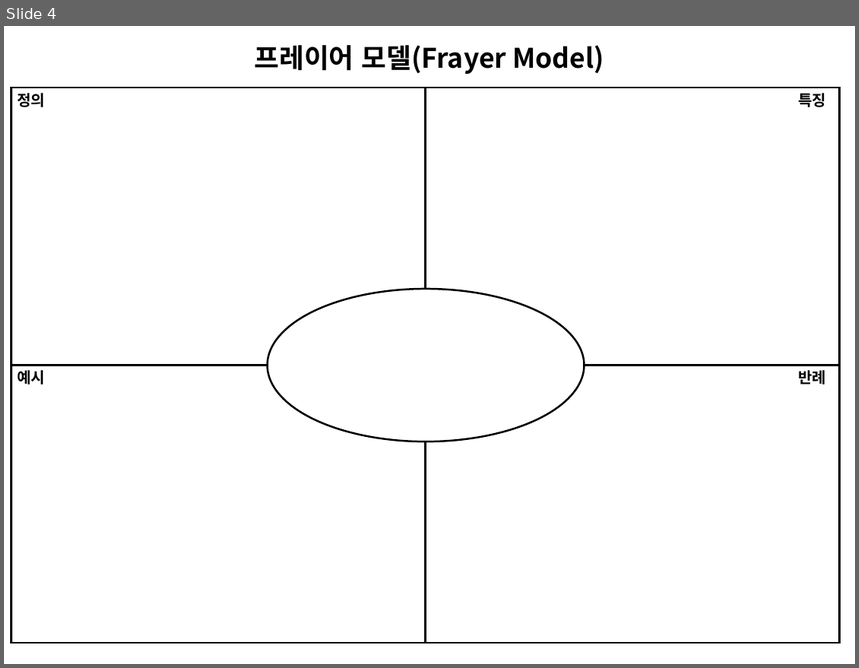
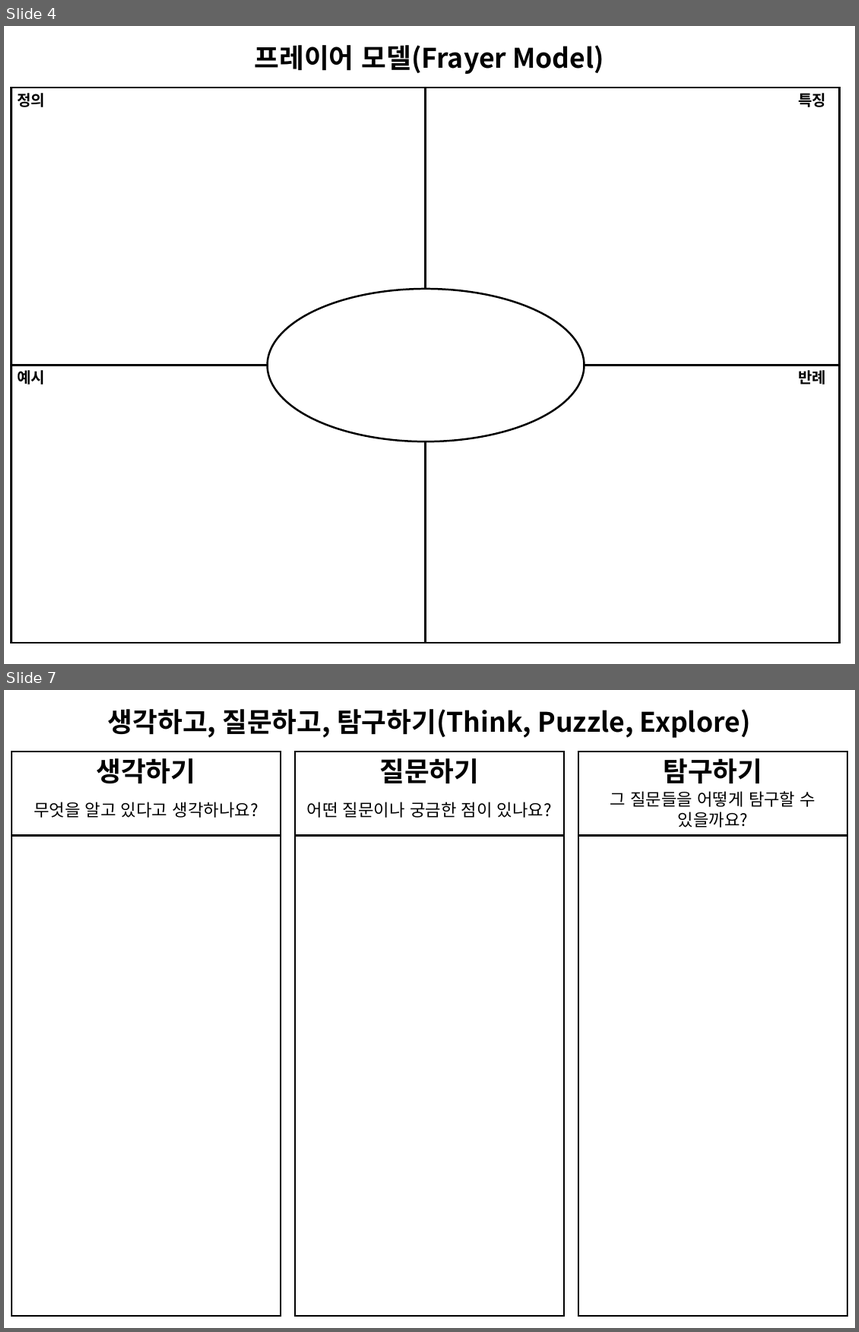
Before and after one commit to qo1598/thinking_routines, a slide deck: 사고루틴 템플릿.pptx. Shown one above the other, each under a label of ours: slide 4 before the commit, slides 4 and 7 after it; the slides between them are not shown. The pictures are 859x668 and 859x1332 pixels, drawn with LibreOffice and Linux fonts; fonts in the diff are those of the drawing. Boxes give left, top, right and bottom in pixels: in the first picture for what was removed or moved away, otherwise in the second. Text is boxed around its words. In the diff, an @@ line names an element or a change of style, - is before the commit and + after.

```diff
--- a/사고루틴 템플릿.pptx
+++ b/사고루틴 템플릿.pptx
@@ slide 7 added at bbox=[4, 690, 855, 1328], background #FFFFFF @@
@@ text added at bbox=[108, 709, 751, 738], 32 pt, text #000000, bold @@
+생각하고, 질문하고, 탐구하기(Think, Puzzle, Explore)
@@ rectangle added at bbox=[12, 752, 281, 836], outline #000000 2.25 pt @@
@@ rectangle added at bbox=[295, 752, 565, 836], outline #000000 2.25 pt @@
@@ rectangle added at bbox=[579, 752, 848, 836], outline #000000 2.25 pt @@
@@ text added at bbox=[96, 758, 196, 783], 32 pt, text #000000, bold @@
+생각하기
@@ text added at bbox=[379, 758, 479, 783], 32 pt, text #000000, bold @@
+질문하기
@@ text added at bbox=[663, 758, 762, 783], 32 pt, text #000000, bold @@
+탐구하기
@@ text added at bbox=[34, 802, 259, 818], 20 pt, text #000000 @@
+무엇을 알고 있다고 생각하나요?
@@ text added at bbox=[307, 802, 552, 818], 20 pt, text #000000 @@
+어떤 질문이나 궁금한 점이 있나요?
@@ text added at bbox=[610, 791, 816, 828], 20 pt, text #000000 @@
+그 질문들을 어떻게 탐구할 수 있을까요?
@@ rectangle added at bbox=[12, 836, 281, 1316], outline #000000 2.25 pt @@
@@ rectangle added at bbox=[295, 836, 565, 1316], outline #000000 2.25 pt @@
@@ rectangle added at bbox=[579, 836, 848, 1316], outline #000000 2.25 pt @@
```
Also in this commit, not shown: 2 other slides added, 9 other files.
